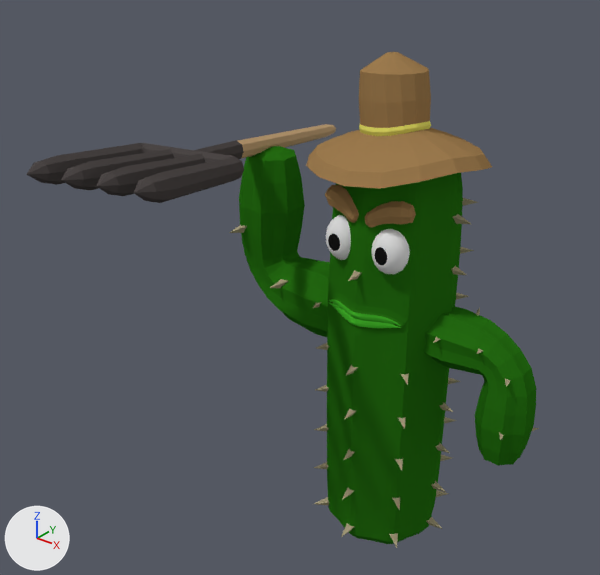
One commit to the Blender file blend_files/minions.blend: the scene before it, then after it.
Before and after are seen from a 50 mm lens placed at (5.09, -8.29, 8.18), pointed at (-0.99, -0.69, 3.47). Every picture has the same lights, and +X, +Y and +Z are marked at lower left. The same objects are shown in both versions, whatever each file hides.
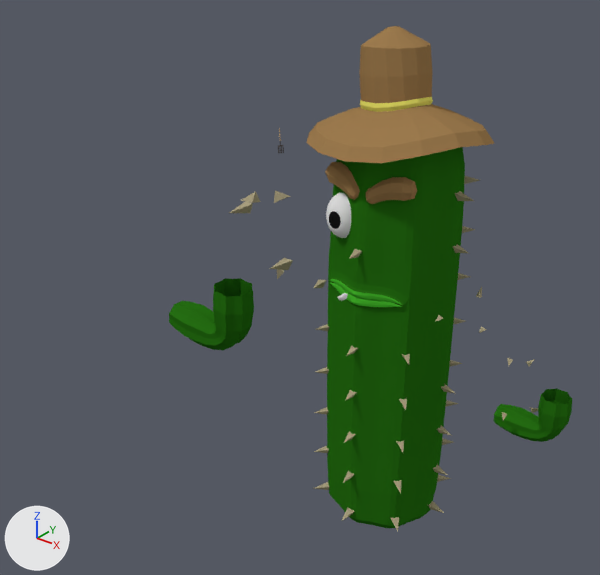
Commit message: Fixed minion partly below floor

Where the newer file only moved an object's origin or applied its transform, the numbers keep the older frame.

Changed parts and their boxes (x1, y1, x2, y2) in the pictures (600 x 575 px):
'Circle', mesh moved
    before: (327, 173, 463, 544)
    after: (327, 147, 465, 528)
'Circle.003', moved
    before: (306, 52, 492, 189)
    after: (306, 26, 495, 163)
'Circle.002', mesh turned
    before: (239, 146, 330, 337)
    after: (169, 278, 254, 350)
'Circle.001', mesh turned
    before: (424, 306, 536, 466)
    after: (493, 388, 572, 442)
'Plane', reshaped
    before: (27, 124, 336, 203)
    after: (278, 128, 284, 153)
'Cone', mesh moved
    before: (229, 198, 539, 548)
    after: (229, 176, 538, 531)
'Sphere.001', moved
    before: (326, 215, 351, 260)
    after: (326, 192, 351, 238)
'Cube.001', moved
    before: (325, 185, 359, 223)
    after: (325, 162, 360, 200)

The edits, one by one:
me_plane has 221 vertices, 216 faces and spans x -13.1..13.1, y -2.6..2.6, z -23.2..82.5.
me_plane is used by ob_plane; location (-2.44, 1.06, 4.83); rotation (1.418, -0.000782, 0.228), in degrees (81, 0, 13); scale (0.0594, 0.0594, 0.0594).
me_plane part 1: the whole mesh is multiplied about its middle by the matrix ((0.058, -0.002, 0.013), (0.013, 0.009, -0.057), (0.0, 0.059, 0.009)), then moved by (-2.0, -0.6, -24.3).
me_circle has 146 vertices, 144 faces and spans x -1.11..1.11, y -1.11..1.11, z -0.21..1.11.
me_circle is used by ob_circle_003; location (-0.04, 0.01, 5.34).
me_circle part 2: the whole mesh is moved by (-0.04, 0.01, 5.62).
me_circle_000 has 193 vertices, 192 faces and spans x -0.73..2.93, y -0.73..0.73, z -0.08..2.83.
me_circle_000 is used by ob_circle_002; location (-0.68, 0.0, 2.99); rotation (0.0, 4.747, 0.0), in degrees (0, 272, 0); scale (0.654, 0.654, 0.654).
me_circle_000 part 3: the whole mesh is turned -88 degrees about the y axis through its middle and scaled by 0.654, then moved by (-2.65, 0.0, 2.65).
me_circle_004 has 193 vertices, 192 faces and spans x -0.73..2.93, y -0.73..0.73, z -0.08..2.83.
me_circle_004 is used by ob_circle_001; location (0.64, 0.0, 3.09); rotation (0.0, 1.571, 0.0), in degrees (0, 90, 0); scale (0.491, 0.491, 0.491).
me_circle_004 part 4: the whole mesh is turned 90 degrees about the y axis through its middle and scaled by 0.491, then moved by (0.22, 0.0, 1.46).
me_cone has 296 vertices, 296 faces and spans x -2.74..2.08, y -1.02..1.02, z 0.02..5.33.
me_cone is used by ob_cone; location (0.0, 0.0, 0.0).
me_cone part 5: the whole mesh is moved by (0.0, 0.0, 0.28).
me_sphere_001 has 138 vertices, 132 faces and spans x -0.92..1.0, y -1.26..1.26, z -0.56..0.94.
me_sphere_001 is used by ob_sphere_001; location (-0.33, -0.64, 4.33); rotation (1.571, 0.0, 0.0), in degrees (90, 0, 0); scale (-0.231, 0.231, 0.231).
me_sphere_001 part 6: the whole mesh is moved by (1.45, 19.98, 2.77).
me_cube_001 has 58 vertices, 56 faces and spans x -0.268..0.303, y -0.157..0.184, z -0.228..0.138.
me_cube_001 is used by ob_cube_001; location (-0.3, -0.68, 4.83); scale (-1.0, 1.0, 1.0).
me_cube_001 part 7: the whole mesh is moved by (0.302, -0.684, 5.112).
me_circle_002 has 181 vertices, 184 faces and spans x 0.0..0.85, y -0.89..0.85, z -0.25..5.55.
me_circle_002 is used by ob_circle; location (0.0, 0.0, 0.0).
me_circle_002 part 8: the whole mesh is moved by (0.0, 0.0, 0.28).
Object 'Circle.003' (ob_circle_003) moves from (-0.04, 0.01, 5.34) to (0.0, 0.0, 0.0).
Object 'Sphere.001' (ob_sphere_001) moves from (-0.33, -0.64, 4.33) to (0.0, 0.0, 0.0).
Object 'Cube.001' (ob_cube_001) moves from (-0.3, -0.68, 4.83) to (0.0, 0.0, 0.0).
